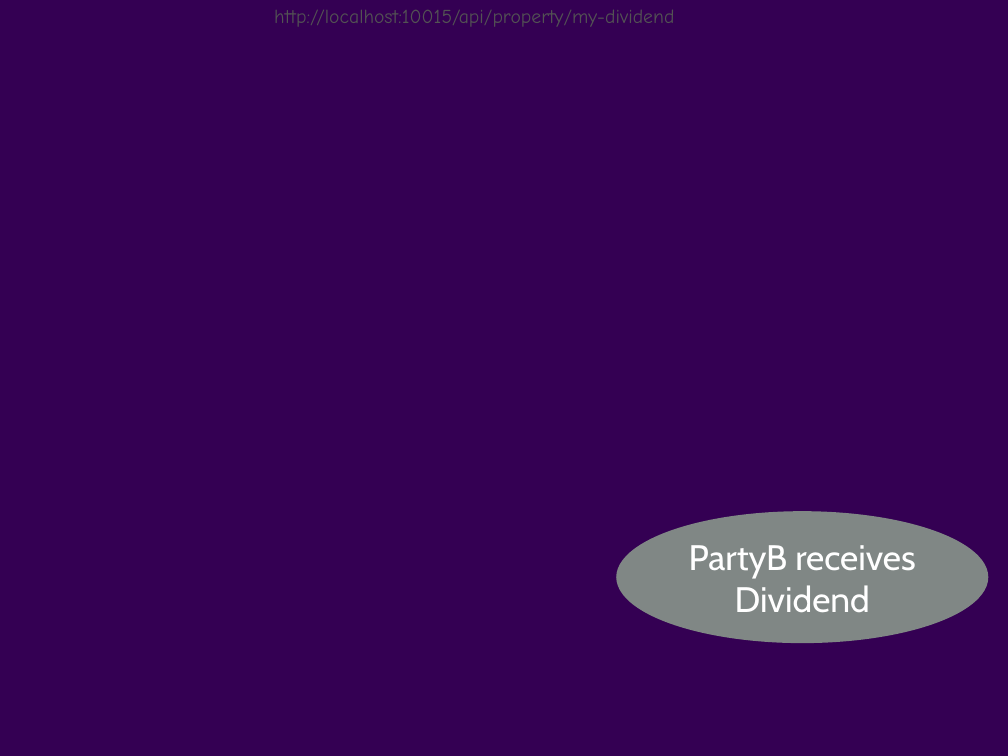
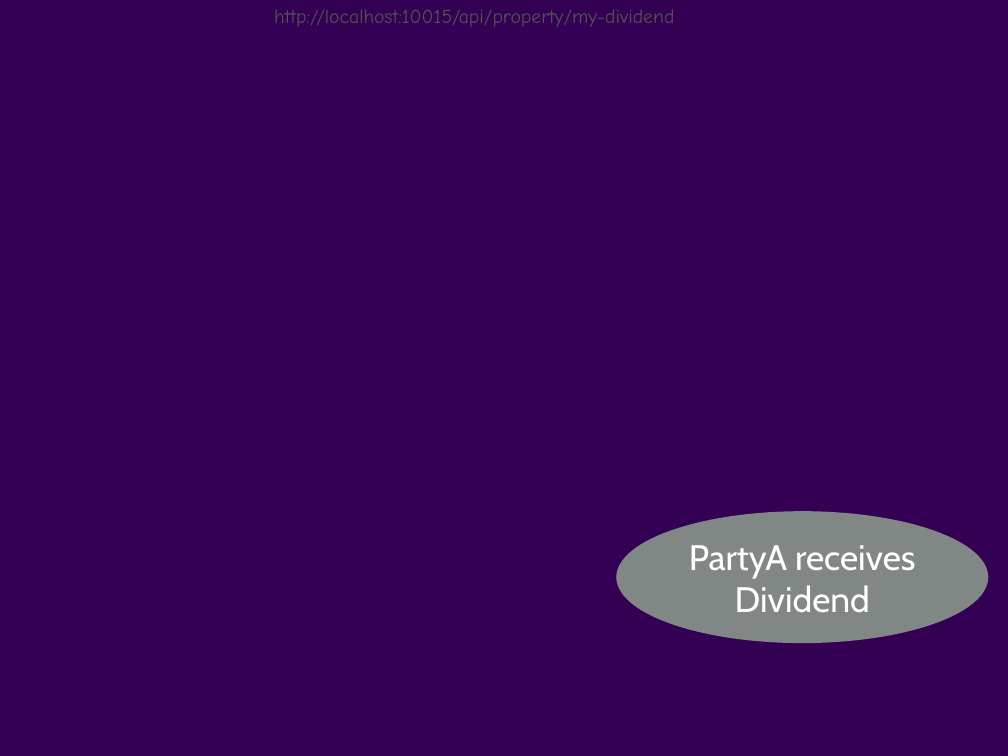
Before and after one commit to deepaverma79/cordacodeclub, a slide deck: slide 19 of CordaCodeClub.pptx (slide 20 before the commit). Drawn at 1008x756 pixels with LibreOffice and Linux fonts; fonts in the diff are those of the drawing; background and template pictures are left out. Boxes give left, top, right and bottom in pixels: in the first picture for what was removed or moved away, otherwise in the second. Text is boxed around its words. In the diff, an @@ line names an element or a change of style, - is before the commit and + after.

```diff
--- a/CordaCodeClub.pptx
+++ b/CordaCodeClub.pptx
@@ text in ellipse at [689, 545, 916, 612]: text changed @@
-PartyB receives Dividend
+PartyA receives Dividend
```
Also in this commit, not shown: 2 other slides changed.
